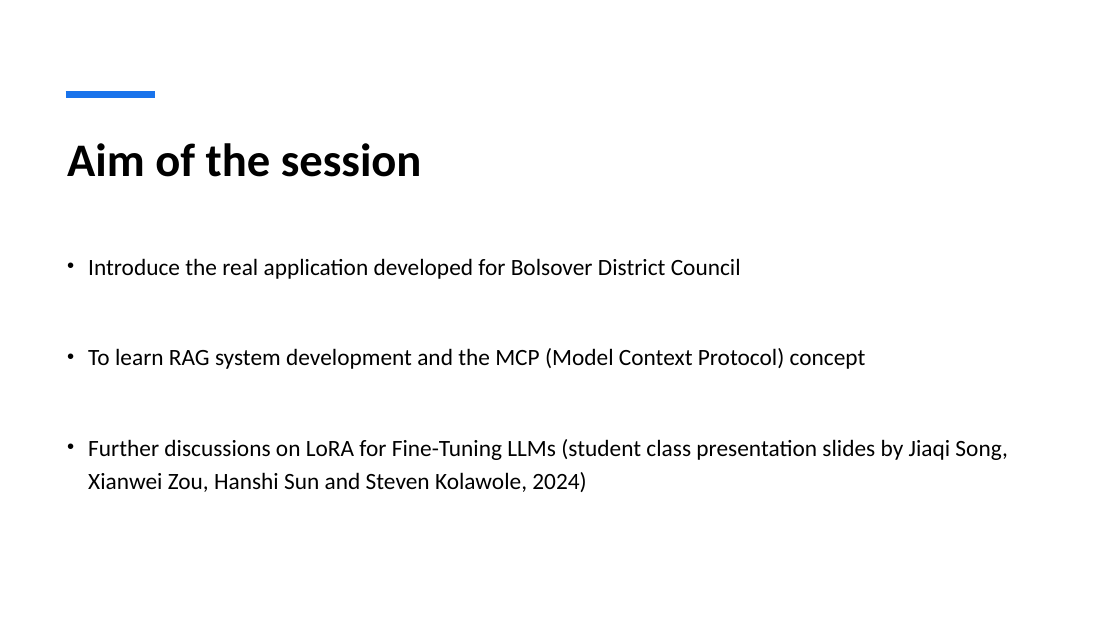
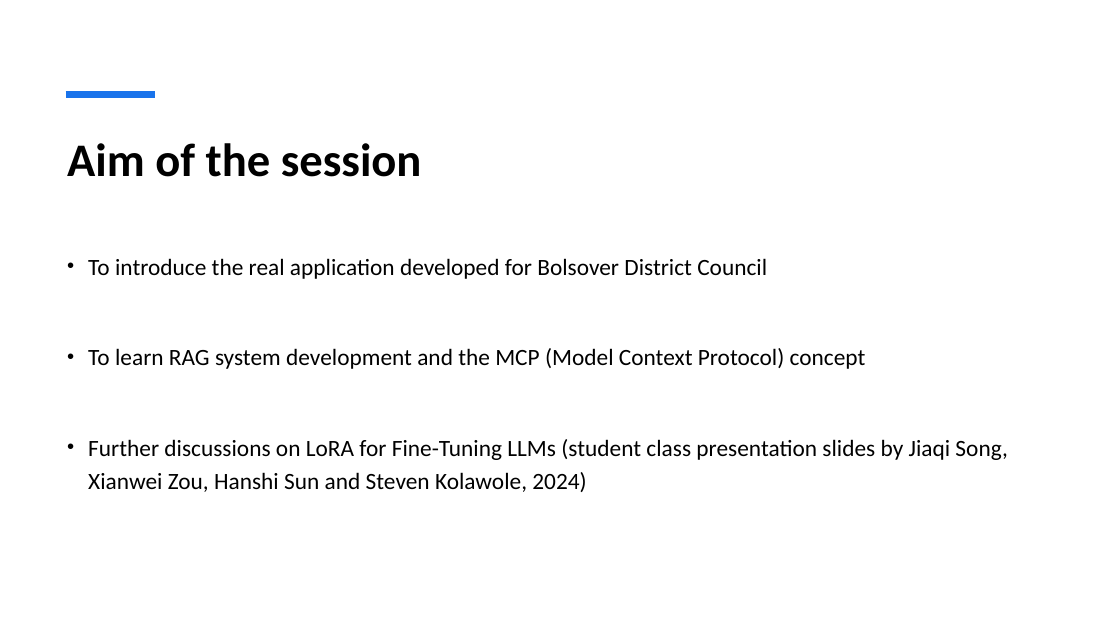
Before and after one commit to ctsallis/frontiers_in_ai_and_data_science, a slide deck: slide 2 of content/Lectures/Semester 1/Week 17-18/1 Lecture/1.18 A Case Study of a RAG and MCP LLM System (Lecture).pptx. Drawn at 1120x630 pixels with LibreOffice and Linux fonts; fonts in the diff are those of the drawing. Boxes give left, top, right and bottom in pixels: in the first picture for what was removed or moved away, otherwise in the second. Text is boxed around its words. In the diff, an @@ line names an element or a change of style, - is before the commit and + after.

```diff
--- a/content/Lectures/Semester 1/Week 17-18/1 Lecture/1.18 A Case Study of a RAG and MCP LLM System (Lecture).pptx
+++ b/content/Lectures/Semester 1/Week 17-18/1 Lecture/1.18 A Case Study of a RAG and MCP LLM System (Lecture).pptx
@@ text at (88,258,767,279): text changed @@
-• Introduce the real application developed for Bolsover District Council
+• To introduce the real application developed for Bolsover District Council
```
Also in this commit, not shown: 3 other slides changed, 1 other file.
